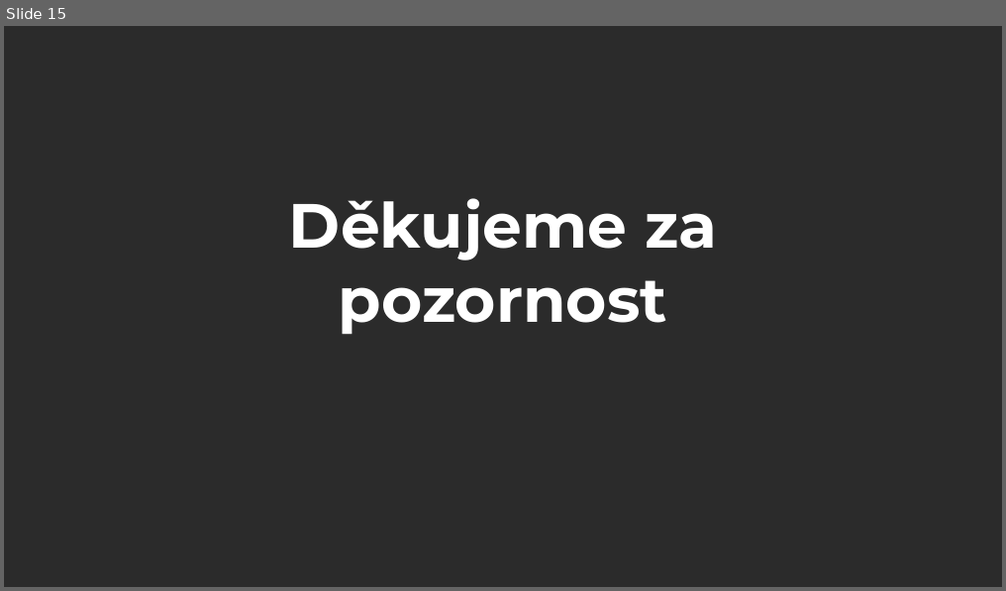
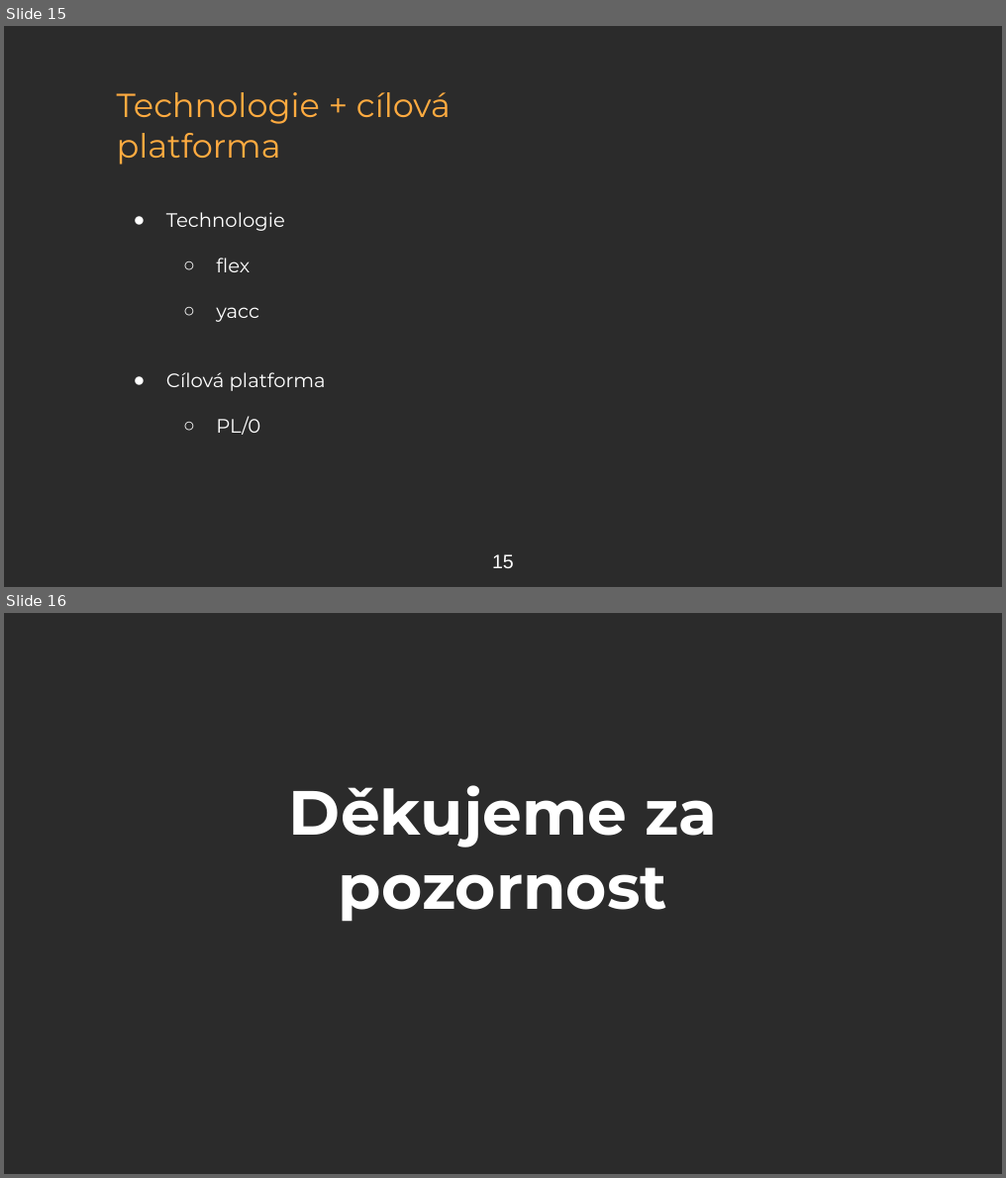
Before and after one commit to M1LNES/FJP-semester-work, a slide deck: presentations/FJP-01.pptx. Shown one above the other, each under a label of ours: slide 15 before the commit, slides 15 and 16 after it. The pictures are 1006x591 and 1006x1178 pixels, drawn with LibreOffice and Linux fonts; fonts in the diff are those of the drawing; background and template pictures are left out; a plain dark background stands for a picture behind light text. Boxes give left, top, right and bottom in pixels: in the first picture for what was removed or moved away, otherwise in the second. Text is boxed around its words. In the diff, an @@ line names an element or a change of style, - is before the commit and + after.

Commit message:
[no-issue] Added missing slide with platform and technologies, reexprtoed .pdf file

```diff
--- a/presentations/FJP-01.pptx
+++ b/presentations/FJP-01.pptx
@@ slide 15 added at [4,26,1002,587], background picture (left out) @@
@@ title added at [117,92,450,165], 24 pt, text #FFAB40 @@
+Technologie + cílová
+platforma
@@ text added at [166,212,326,435], 14 pt, text #FFFFFF @@
+● Technologie
+  ○ flex
+  ○ yacc
+● Cílová platforma
+  ○ PL/0
@@ text added at [492,555,514,569], 14 pt, text #FFFFFF @@
+15
@@ what was slide 15 is now slide 16 @@
```
Also in this commit, not shown: 1 slide changed, 1 other file.
